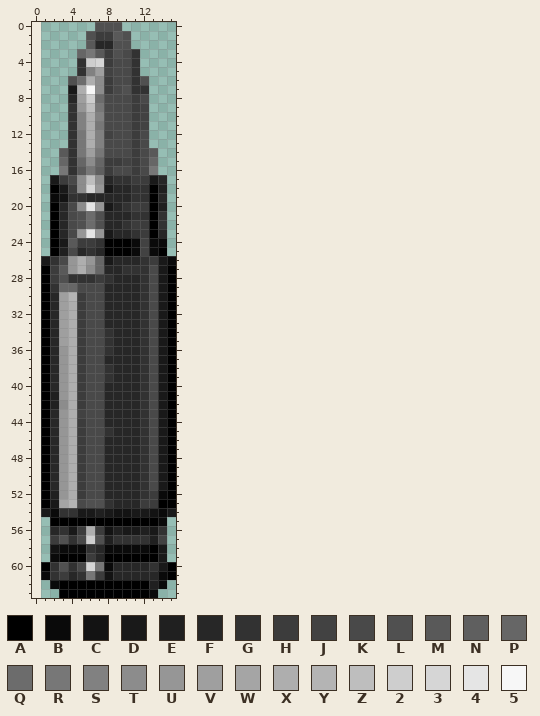
Pixel-art sprite, stored at Sources/Modules/Yggdrasil/YggdrasilTown/Projectiles/NehemothBullet.png. Above: the version before the commit.
The file is 15x64 pixels. Pixels under 10% opacity are left out. Colours within 5 levels of each other are drawn and written as one. The old version is drawn lined up with the new one, on the new canvas.
Palette (. is transparent): A #000000  B #0a0a0a  C #131313  D #191919  E #202020  F #272727  G #323232  H #3c3c3c  J #424242  K #494949  L #505050  M #595959  N #5f5f5f  P #666666  Q #6c6c6c  R #777777  S #818181  T #8c8c8c  U #969696  V #9f9f9f  W #a5a5a5  X #aeaeae  Y #b4b4b4  Z #bebebe  2 #cecece  3 #d6d6d6  4 #e5e5e5  5 #f7f7f7
Pixels before, first column x 1:
 0 ......LLL......
 1 .....LHHML.....
 2 .....MFFLL.....
 3 ....PRMHLKG....
 4 ....G23HKKG....
 5 ....GSVJKKG....
 6 ...LQXTHKKGL...
 7 ...DX5THKLGG...
 8 ...FV2QKKKHK...
 9 ...GUZRKKKHJ...
10 ...GSXSKKKHJ...
11 ...GSXRKKKHJ...
12 ...GRXSJKKHK...
13 ...GRXSKKKHK...
14 ..MGRVRKKKHKM..
15 ..PGPTPHHJHKP..
16 ..RGMRNHKKHKR..
17 .DHKTZTFGGHHDF.
18 .ADHT3UDFFGGAE.
19 .BCGGFFFFFGGAF.
20 .AFKT4UDFGHHAE.
21 .AFKLQLFFFGGAG.
22 .AFKLQLFFGHHAG.
23 .AFKU4UDFFGHAF.
24 .ADMHHGAAABJBB.
25 .AEKFGFAAABJBA.
26 DGKUXUPDFFFGHDB
27 AHMUXTPFFGGGKDA
28 AHLGGGHGFFFGKDA
29 AGPPKKKFFFFGKDA
30 AFVYHKKFFFFGKDA
31 AFVXHKKFFFFGKDA
32 AFVXHKKFFFFGKDA
33 AFVXHKKFFFFGKDA
34 AFVXHKKGFFFGKDA
35 AFVXHKKGFFFGKDA
36 AFUXHKKGFFFGKDA
37 AFUXHKKFFFFGKDA
38 AFUXHKKGFFFGKDA
39 AFUXHKKGFFFGKDA
40 AFUXHKKFFFFGKDA
41 AEUXHKKFFFFGKDA
42 AETXHKKFFFFGKDA
43 AFUXJKKFFFFGKDA
44 AFUXHKKFFFFGKDA
45 AFUXHKKGFFFGKDA
46 AFUXHKKFFFFGKDA
47 AFUXHKKFFFFGKDA
48 AFUXHKKFFFFGKDA
49 AFUXHKKFFFFGKDA
50 AFUXHKKFFFFGKDA
51 AFUXHKKFFFFGKDA
52 AEUXHKKFFFFGHBA
53 ADWYKLLGFFFHHAA
54 DBGGDDEDCCDDCBD
55 .AAAAAAAAAAAAB.
56 .FGDHXHCEDDEDG.
57 .HLGK2LEGGGGEJ.
58 .CBBBGFBBBBBAD.
59 .BAAAHFAAAAAAD.
60 AGLGK3RBFFFFGDA
61 BGHFGRHCFFFFFBA
62 .BAAAAAAAAAAEB.
63 ..AAAAAAAAAAB..
Once edited:
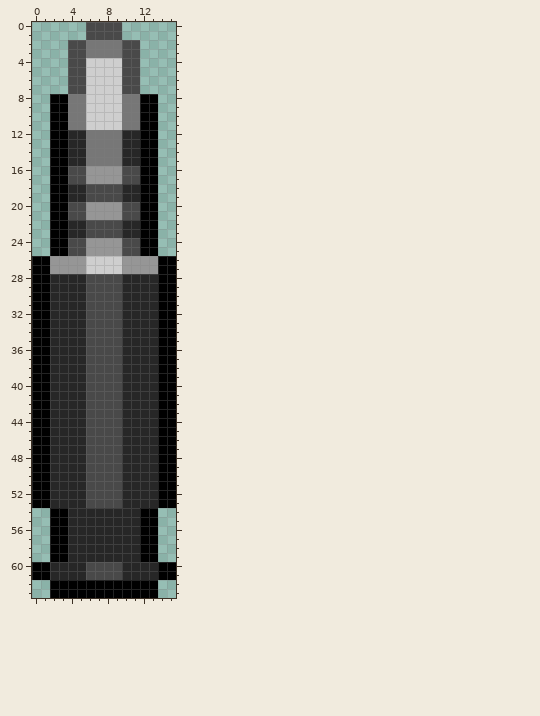
Changes in this commit:
canvas 15x64 -> 16x64, the old top-left corner now at 1,0
Changed rows in their new state; - is an unchanged pixel.
first column x 0:
 0 ------KKKK------
 1 ------KKKK.-----
 2 ----KKRRRRKK----
 3 ----KK-RRR-K----
 4 ----KK-222-K----
 5 ----KK2222-K----
 6 ----KK2222-K.---
 7 ----KK2222KK.---
 8 --AARR-222RRAA--
 9 --AARR2222RRAA--
10 --AARR2222RRAA--
11 --AARR2222RRAA--
12 --AAFFRRRRFFAA--
13 --AAFFRRRRFFAA--
14 --AAFFR-RRFFAA--
15 --AAFFRRRRFFAA--
16 --AAKKUUUU-KAA--
17 --AA-KUUUUKKAA.-
18 ---AFFKKKK-FA-.-
19 --AAFFKKKK-FA-.-
20 ---A-KU-UUKKA-.-
21 ---A-KUUUUKKA-.-
22 ---AFFKKKKFFA-.-
23 ---AFFKKKK-FA-.-
24 ---AKKUUUUKKAA.-
25 ---A-KUUUUKKAA.-
26 AAUU-U2222UUUUAA
27 A-UU-U2222UUUUA-
28 A-FFFFKKKK--FFA-
29 A-FFFF--KK--FFA-
30 A--FFF--KK--FFA-
31 A--FFF--KK--FFA-
32 A--FFF--KK--FFA-
33 A--FFF--KK--FFA-
34 A--FFF--KK--FFA-
35 A--FFF--KK--FFA-
36 A--FFF--KK--FFA-
37 A--FFF--KK--FFA-
38 A--FFF--KK--FFA-
39 A--FFF--KK--FFA-
40 A--FFF--KK--FFA-
41 A-FFFF--KK--FFA-
42 A-FFFF--KK--FFA-
43 A--FFF--KK--FFA-
44 A--FFF--KK--FFA-
45 A--FFF--KK--FFA-
46 A--FFF--KK--FFA-
47 A--FFF--KK--FFA-
48 A--FFF--KK--FFA-
49 A--FFF--KK--FFA-
50 A--FFF--KK--FFA-
51 A--FFF--KK--FFA-
52 A-FFFF--KK--FFA-
53 A-FFFFKKKK--FF--
54 -.AAFFFFFFFFAA..
55 ----FFFFFFFF--.-
56 --AAFFFFFFFFAA.-
57 --AAFFFFFFFFAA.-
58 --AAFFF-FFFFA-.-
59 --A-FFF-FFFF--.-
60 A-FFFFKKKK---FA-
61 AAFF-FKKKK----A-
62 --A----------A.-
63 --A----------A--
